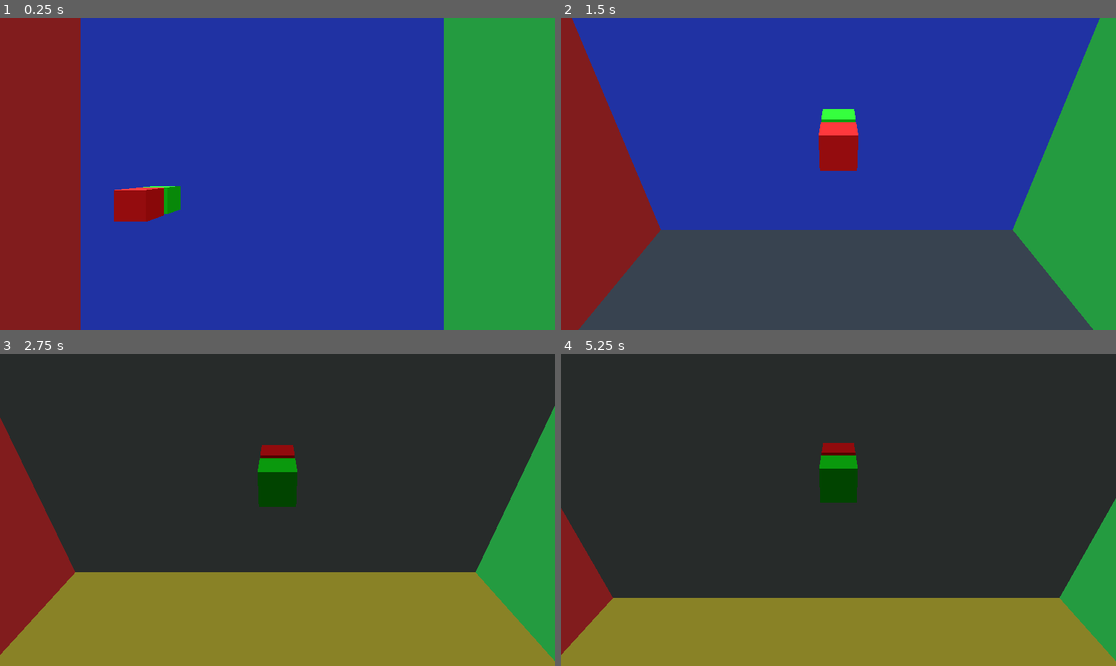
Above: before the commit, frames 1-4 (two rows, left to right).
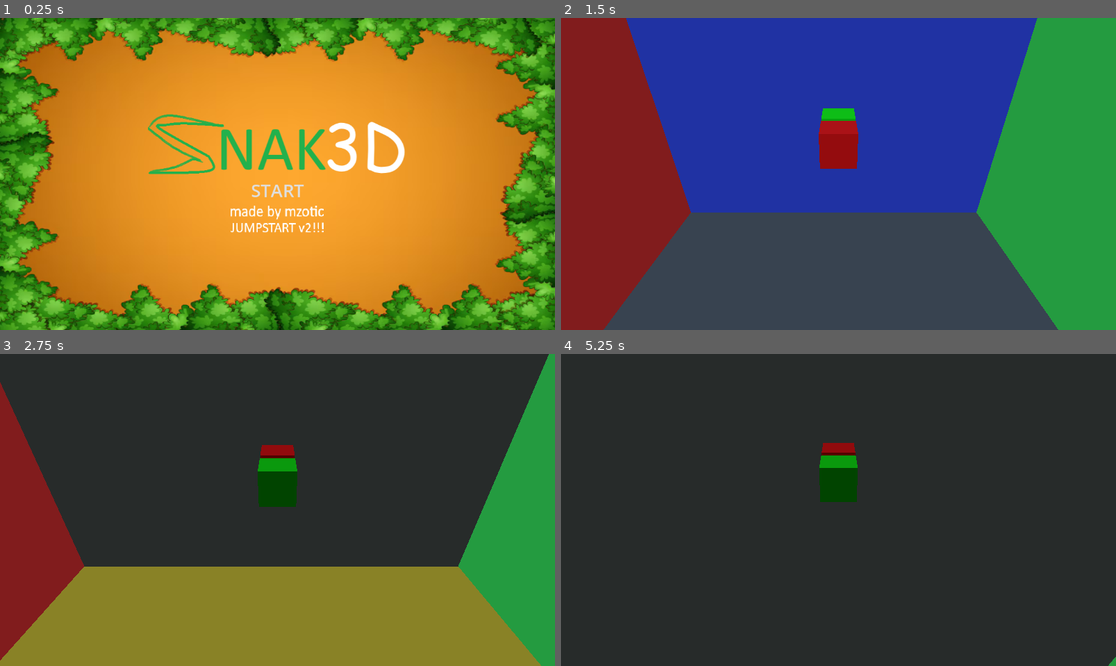
Above: after the commit, the same moments.

Repository: mzotic/snak3d
Game: Godot game, scene res://scenes/MainMenu.tscn
Two runs of this game, one before a commit and one after it. Both use one fixed random seed, a clock stepped at 60 frames per second and the inputs below. Before the commit the project starts from res://scenes/main.tscn.
Inputs (mouse positions are in pixels of both pictures, inside the frame that each line leads up to):
- Up to frame 1 (0.25 s): no input
- Up to frame 2 (1.5 s): click (838, 189) at 0.5 s, where only the run after the commit has a clickable "START"; tap Enter (ui_accept) at 1.25 s; move the mouse to (866, 174) at 1.27 s; hold W (turn_up) from 1.28 s (still down); tap C (camera_switch) at 1.35 s; click (866, 174) at 1.42 s
- Up to frame 3 (2.75 s): keep holding W (turn_up); tap Enter (ui_accept) at 1.52, 2.27 s; move the mouse to (249, 510) at 2.02 s; tap Ctrl (free_look) at 2.1 s; click (249, 510) at 2.17 s
- Up to frame 4 (5.25 s): keep holding W (turn_up); move the mouse to (849, 503) at 2.77 s; tap C (camera_switch) at 2.85, 4.35 s; click (849, 503) at 2.92 s; move the mouse to (832, 516) at 3.52 s; tap Ctrl (free_look) at 3.6, 5.1 s; click (832, 516) at 3.67 s; tap Enter (ui_accept) at 3.77, 4.52 s; move the mouse to (877, 513) at 4.27 s; click (877, 513) at 4.42 s; move the mouse to (794, 506) at 5.02 s; click (794, 506) at 5.17 s

The runs differ from the first frame. In frame 1, 100% of the frame differs, in the area x 0-100%, y 0-100%; in frame 2, 18%; in frame 3, 6.5%; in frame 4, 25%.

Commit message:
feat: added main menu and background music

Diff:
--- a/project.godot
+++ b/project.godot
@@ -11,7 +11,7 @@
 [application]
 
 config/name="Snake3D"
-run/main_scene="uid://wgvann0k8r8n"
+run/main_scene="res://scenes/MainMenu.tscn"
 config/features=PackedStringArray("4.4", "GL Compatibility")
 config/icon="res://icon.svg"
 
--- /dev/null
+++ b/scenes/MainMenu.tscn
@@ -0,0 +1,49 @@
+[gd_scene load_steps=7 format=3 uid="uid://m1dlglkyd8as"]
+
+[ext_resource type="Texture2D" uid="uid://cemk1n1blsmaf" path="res://assets/main_menu/title.png" id="1"]
+[ext_resource type="Texture2D" uid="uid://cspi72jbvfvmy" path="res://assets/main_menu/bush-border.png" id="1_2wh52"]
+[ext_resource type="Script" uid="uid://rq8a1x8f20dt" path="res://scripts/main_menu.gd" id="1_ow34m"]
+[ext_resource type="Texture2D" uid="uid://b05hato66dhf6" path="res://assets/main_menu/version.png" id="5"]
+
+[sub_resource type="StyleBoxTexture" id="StyleBoxTexture_ow34m"]
+texture = ExtResource("1_2wh52")
+
+[sub_resource type="StyleBoxFlat" id="StyleBoxFlat_2wh52"]
+bg_color = Color(1, 1, 1, 0)
+shadow_offset = Vector2(0, 3.41)
+
+[node name="MainMenu" type="MarginContainer"]
+anchors_preset = 15
+anchor_right = 1.0
+anchor_bottom = 1.0
+grow_horizontal = 2
+grow_vertical = 2
+mouse_filter = 0
+script = ExtResource("1_ow34m")
+
+[node name="Panel" type="Panel" parent="."]
+layout_mode = 2
+theme_override_styles/panel = SubResource("StyleBoxTexture_ow34m")
+
+[node name="VBoxContainer" type="VBoxContainer" parent="."]
+layout_mode = 2
+size_flags_vertical = 4
+
+[node name="Logo" type="TextureRect" parent="VBoxContainer"]
+layout_mode = 2
+size_flags_vertical = 4
+texture = ExtResource("1")
+stretch_mode = 3
+
+[node name="Button" type="Button" parent="VBoxContainer"]
+layout_mode = 2
+theme_override_font_sizes/font_size = 37
+theme_override_styles/normal = SubResource("StyleBoxFlat_2wh52")
+text = "START"
+
+[node name="Version" type="TextureRect" parent="VBoxContainer"]
+layout_mode = 2
+texture = ExtResource("5")
+stretch_mode = 3
+
+[connection signal="pressed" from="VBoxContainer/Button" to="." method="_on_button_pressed"]
--- a/scenes/main.tscn
+++ b/scenes/main.tscn
@@ -1,8 +1,9 @@
-[gd_scene load_steps=7 format=3 uid="uid://wgvann0k8r8n"]
+[gd_scene load_steps=8 format=3 uid="uid://wgvann0k8r8n"]
 
 [ext_resource type="PackedScene" uid="uid://bs72ogkvdd7d6" path="res://scenes/snake_controller.tscn" id="1_o5qli"]
 [ext_resource type="Script" uid="uid://yxi6epq06wws" path="res://scripts/main.gd" id="2_main"]
 [ext_resource type="Script" uid="uid://sksdp1nfyvcv" path="res://scripts/game_controller.gd" id="3_game"]
+[ext_resource type="AudioStream" uid="uid://gollhrqkb16t" path="res://assets/main_menu/snake.mp3" id="4_jyhfs"]
 
 [sub_resource type="ProceduralSkyMaterial" id="ProceduralSkyMaterial_ig7tw"]
 sky_horizon_color = Color(0.662243, 0.671743, 0.686743, 1)
@@ -58,5 +59,10 @@
 size = Vector3(20, 1, 20)
 
 [node name="SnakeController" parent="." instance=ExtResource("1_o5qli")]
-transform = Transform3D(1, 0, 0, 0, 1, 0, 0, 0, 1, 4.19997, 1.3026, 5.99929)
+transform = Transform3D(1, 0, 0, 0, 1, 0, 0, 0, 1, 5.89997, 1.6026, 5.19929)
 motion_mode = 1
+
+[node name="AudioStreamPlayer" type="AudioStreamPlayer" parent="."]
+stream = ExtResource("4_jyhfs")
+autoplay = true
+parameters/looping = true
--- /dev/null
+++ b/scenes/menu.tscn
@@ -0,0 +1,24 @@
+[gd_scene format=3 uid="uid://c0477fg7nxkc"]
+
+[node name="Menu" type="Control"]
+layout_mode = 3
+anchors_preset = 15
+anchor_right = 1.0
+anchor_bottom = 1.0
+grow_horizontal = 2
+grow_vertical = 2
+
+[node name="Button" type="Button" parent="."]
+layout_mode = 1
+anchors_preset = 8
+anchor_left = 0.5
+anchor_top = 0.5
+anchor_right = 0.5
+anchor_bottom = 0.5
+offset_left = -184.0
+offset_top = -51.5
+offset_right = 184.0
+offset_bottom = 51.5
+grow_horizontal = 2
+grow_vertical = 2
+text = "START GAME"
--- /dev/null
+++ b/scripts/food_controller.gd
@@ -0,0 +1,42 @@
+# FoodController
+# Manages food spawning on the grid. Collision and growth remain managed by GameController.
+# This controller delegates spawning to GameController's existing API to avoid duplication.
+
+class_name FoodController
+extends Node
+
+@export var game_controller: Node
+
+func _ready():
+	# Auto-discover GameController if not set
+	if not is_instance_valid(game_controller):
+		var gc := get_parent()
+		if is_instance_valid(gc) and gc.has_node("GameController"):
+			game_controller = gc.get_node("GameController")
+
+	# Optionally ensure one food exists at start (GameController already spawns in _ready)
+	# If you want FoodController to be the authority, disable GC's auto-spawn and uncomment:
+	# spawn_food_random()
+
+# Spawns a food item at a random empty cell using GameController's grid
+func spawn_food_random():
+	if not is_instance_valid(game_controller):
+		push_warning("FoodController: game_controller is not set; cannot spawn food")
+		return
+	if not game_controller.has_method("spawn_food"):
+		push_warning("FoodController: game_controller has no spawn_food(); cannot spawn")
+		return
+	game_controller.spawn_food()
+
+# Returns the food world position, if available (delegates to GameController)
+func get_food_world_position() -> Vector3:
+	if is_instance_valid(game_controller) and game_controller.has_method("get_food_world_position"):
+		return game_controller.get_food_world_position()
+	return Vector3.ZERO
+
+# Convenience: does food exist?
+func has_food() -> bool:
+	if not is_instance_valid(game_controller):
+		return false
+	# GameController exposes has_food as a property
+	return game_controller.has_food
--- a/scripts/game_controller.gd
+++ b/scripts/game_controller.gd
@@ -13,11 +13,11 @@
 signal snake_move_started(prev_positions: Array[Vector3], next_positions: Array[Vector3], duration: float)
 
 ## Grid dimensions (cells in each direction)
-@export var grid_size : Vector3i = Vector3i(100,100,100)
+@export var grid_size : Vector3i = Vector3i(30,30,30)
 ## Size of each grid cell in world units
 @export var cell_size : float = 1.0
 ## World bounds offset from center
-@export var world_bounds : Vector3 = Vector3(100, 100, 100)
+@export var world_bounds : Vector3 = Vector3(8, 8, 8)
 
 # Snake data structure
 var snake_segments : Array[Vector3i] = []  # Grid positions of snake segments
--- a/scripts/main.gd
+++ b/scripts/main.gd
@@ -27,6 +27,9 @@
 var anim_prev_positions: Array[Vector3] = []
 var anim_next_positions: Array[Vector3] = []
 
+# New: optional FoodController reference
+var food_controller: FoodController
+
 func _ready():
 	setup_materials()
 	setup_visual_scenes()
@@ -35,6 +38,15 @@
 	# Set snake controller reference in game controller
 	game_controller.snake_controller = snake_controller
 
+	# Ensure FoodController exists and is wired to GameController
+	var fc_node := get_node_or_null("FoodController")
+	if fc_node == null:
+		food_controller = FoodController.new()
+		food_controller.game_controller = game_controller
+		add_child(food_controller)
+	else:
+		food_controller = fc_node
+
 	# Position the snake controller at the initial head position
 	update_snake_visuals()
 
@@ -42,6 +54,10 @@
 	var initial_forward = game_controller.get_snake_head_direction()
 	var initial_up = game_controller.get_snake_up_direction() if game_controller.has_method("get_snake_up_direction") else Vector3i(0,1,0)
 	snake_controller.on_snake_orientation_changed(initial_forward, initial_up)
+
+	# Ensure one food exists (GameController already spawns by default; this is a safety net)
+	if not game_controller.has_food and is_instance_valid(food_controller):
+		food_controller.spawn_food_random()
 
 	# Size and position the world walls to match the GameController's grid in world space
 	setup_walls()
--- /dev/null
+++ b/scripts/main_menu.gd
@@ -0,0 +1,7 @@
+extends MarginContainer
+
+
+func _on_button_pressed() -> void:
+	print("Game started")
+	get_tree().change_scene_to_file("res://scenes/main.tscn")
+	pass # Replace with function body.
Binary file added: assets/main_menu/bush-border.png
Not shown, added: assets/main_menu/bush-border.png.import
Binary file added: assets/main_menu/characters.png
Not shown, added: assets/main_menu/characters.png.import
Binary file added: assets/main_menu/label_continue.png
Not shown, added: assets/main_menu/label_continue.png.import
Binary file added: assets/main_menu/label_new_game.png
Not shown, added: assets/main_menu/label_new_game.png.import
Binary file added: assets/main_menu/label_options.png
Not shown, added: assets/main_menu/label_options.png.import
Not shown, added: assets/main_menu/snake.mp3.import
Binary file added: assets/main_menu/title.png
(and 6 more such lines)
